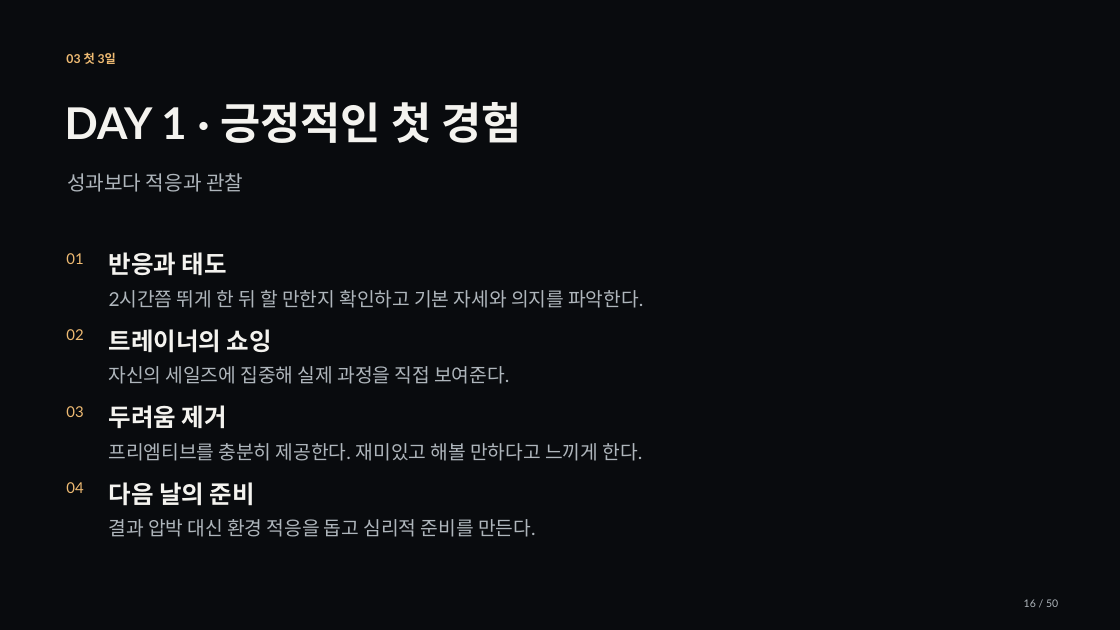
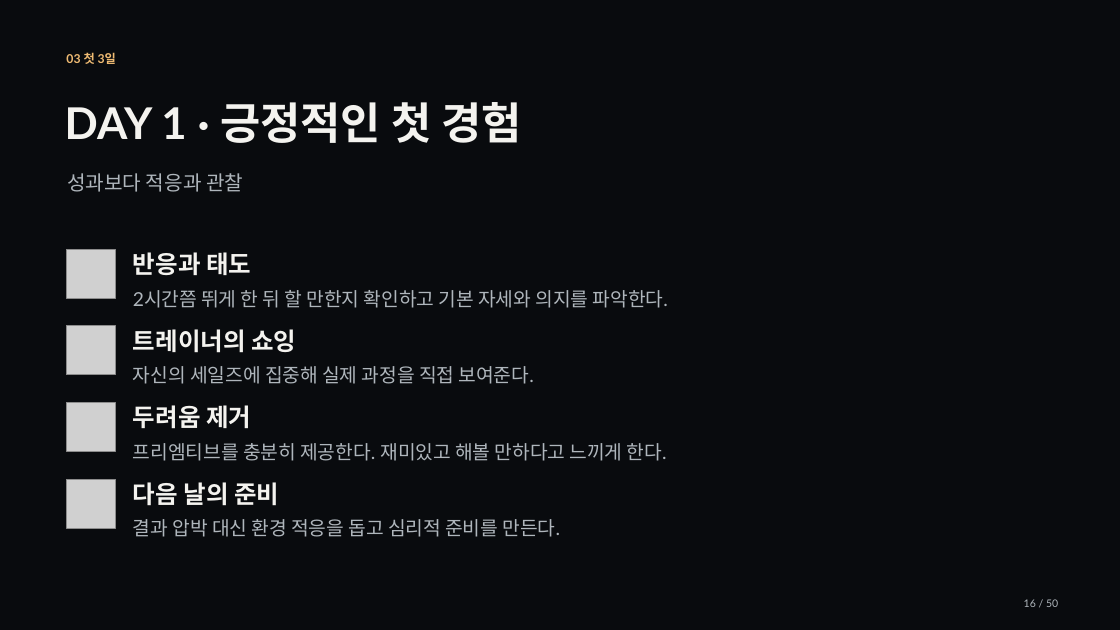
Before and after one commit to jaeyoung5178-bot/Presence, a slide deck: slide 16 of education/training/signature/training-signature.pptx. Drawn at 1120x630 pixels with LibreOffice and Linux fonts; fonts in the diff are those of the drawing; grey boxes stand for pictures. Boxes give left, top, right and bottom in pixels: in the first picture for what was removed or moved away, otherwise in the second. Text is boxed around its words. In the diff, an @@ line names an element or a change of style, - is before the commit and + after.

```diff
--- a/education/training/signature/training-signature.pptx
+++ b/education/training/signature/training-signature.pptx
@@ text removed at bbox=[66, 253, 83, 264] @@
-01
@@ picture added at bbox=[66, 250, 115, 298] @@
@@ text "반응과 태도": place and size @@
-text "반응과 태도" at bbox=[109, 252, 227, 275]
+text "반응과 태도" at bbox=[133, 252, 251, 275]
@@ text "2시간쯤 뛰게 한 뒤 할 ...": place and size @@
-text "2시간쯤 뛰게 한 뒤 할 ..." at bbox=[109, 290, 643, 308]
+text "2시간쯤 뛰게 한 뒤 할 ..." at bbox=[133, 290, 668, 308]
@@ text removed at bbox=[66, 329, 83, 340] @@
-02
@@ picture added at bbox=[66, 326, 115, 375] @@
@@ text "트레이너의 쇼잉": place and size @@
-text "트레이너의 쇼잉" at bbox=[109, 329, 272, 353]
+text "트레이너의 쇼잉" at bbox=[133, 329, 296, 353]
@@ text "자신의 세일즈에 집중해 실제 과정을 ...": place and size @@
-text "자신의 세일즈에 집중해 실제 과정을 ..." at bbox=[109, 366, 509, 384]
+text "자신의 세일즈에 집중해 실제 과정을 ..." at bbox=[133, 366, 534, 384]
@@ text removed at bbox=[66, 406, 83, 417] @@
-03
@@ picture added at bbox=[66, 402, 115, 451] @@
@@ text "두려움 제거": place and size @@
-text "두려움 제거" at bbox=[109, 405, 227, 429]
+text "두려움 제거" at bbox=[133, 405, 251, 429]
@@ text "프리엠티브를 충분히 제공한다. 재미있고 해볼 ...": place and size @@
-text "프리엠티브를 충분히 제공한다. 재미있고 해볼 ..." at bbox=[109, 443, 642, 461]
+text "프리엠티브를 충분히 제공한다. 재미있고 해볼 ..." at bbox=[133, 443, 667, 461]
@@ picture added at bbox=[66, 479, 115, 528] @@
@@ text "다음 날의 준비": place and size @@
-text "다음 날의 준비" at bbox=[109, 482, 255, 506]
+text "다음 날의 준비" at bbox=[133, 482, 279, 506]
@@ text removed at bbox=[66, 482, 83, 493] @@
-04
@@ text "결과 압박 대신 환경 적응을 ...": place and size @@
-text "결과 압박 대신 환경 적응을 ..." at bbox=[109, 519, 536, 537]
+text "결과 압박 대신 환경 적응을 ..." at bbox=[133, 519, 560, 537]
```
Also in this commit, not shown: 24 other slides changed, 34 other files.
